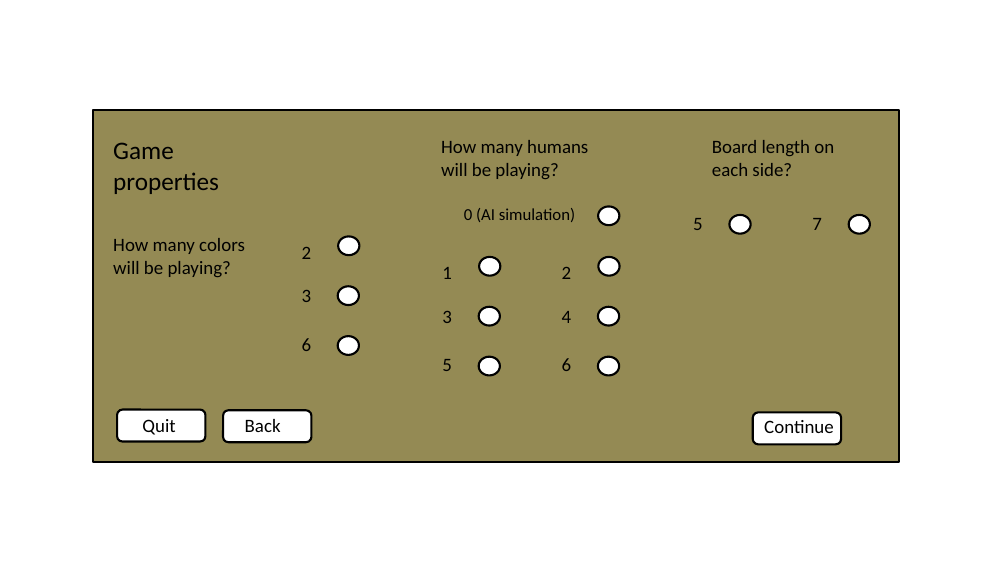
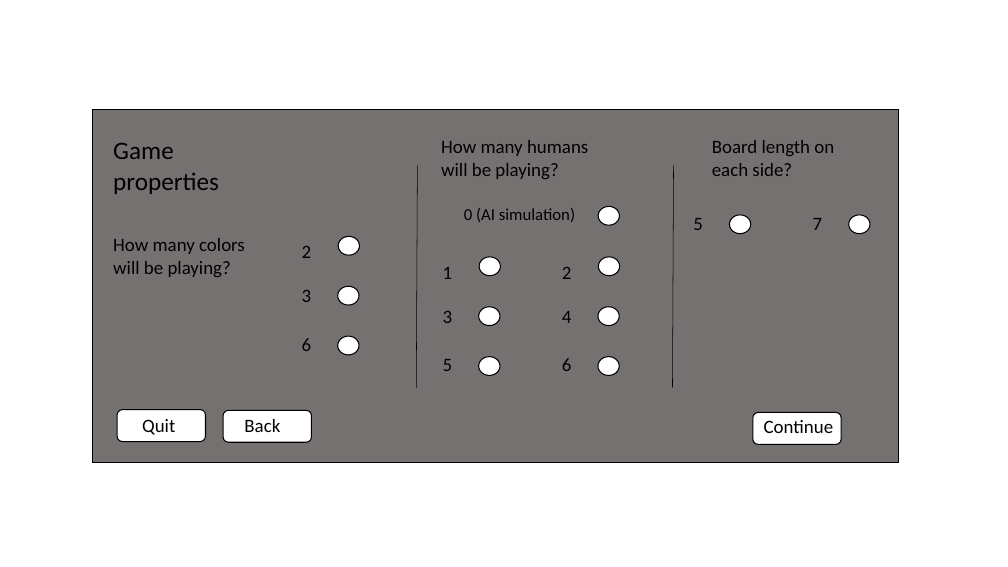
Before and after one commit to LucrativeHippo/BattleBots, a slide deck: slide 5 of doc/requiremnetsPics.pptx. Drawn at 1008x567 pixels with LibreOffice and Linux fonts; fonts in the diff are those of the drawing. Boxes give left, top, right and bottom in pixels: in the first picture for what was removed or moved away, otherwise in the second. Text is boxed around its words. In the diff, an @@ line names an element or a change of style, - is before the commit and + after.

```diff
--- a/doc/requiremnetsPics.pptx
+++ b/doc/requiremnetsPics.pptx
@@ rectangle at (93, 110, 899, 462): fill #948A54 to #767171; outline #000000 2 pt to #000000 1 pt @@
@@ line added from (417, 388) to (417, 166), #000000 0.5 pt @@
@@ line added from (673, 388) to (674, 166), #000000 0.5 pt @@
@@ outline #000000 2 pt to #000000 1 pt in 12 elements at (338, 237, 359, 256), (338, 287, 359, 306), (338, 337, 359, 355), (598, 257, 619, 276), (598, 307, 619, 326), (598, 357, 619, 376), (479, 257, 501, 276), (479, 307, 500, 326), (479, 357, 500, 376), (598, 206, 619, 225), (849, 215, 870, 234), (730, 215, 751, 234) @@
@@ outline #000000 2 pt to #000000 1 pt; proportions changed in 3 elements at (753, 413, 842, 445), (117, 410, 206, 442), (223, 411, 312, 442) @@
```
Also in this commit, not shown: 4 other slides changed, 4 slides added.
